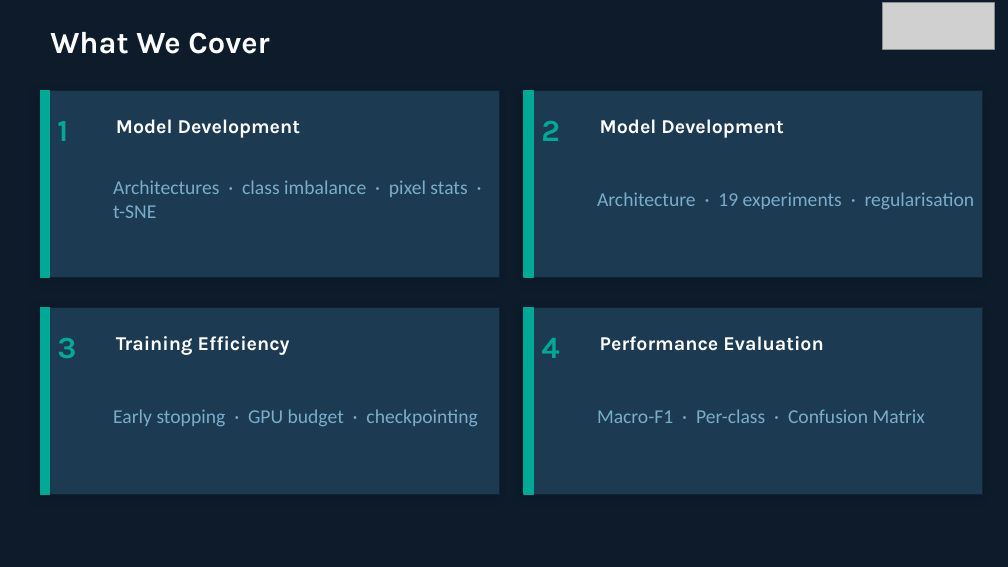
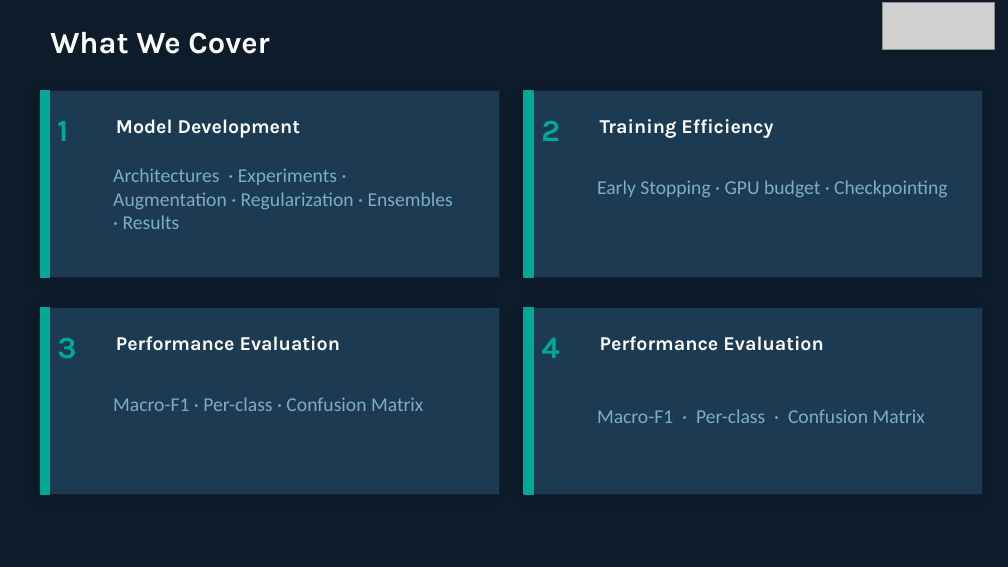
Before and after one commit to fmssilva/DL_Proj, a slide deck: slide 2 of assignment_1/task2/Task2_report.pptx. Drawn at 1008x567 pixels with LibreOffice and Linux fonts; fonts in the diff are those of the drawing; grey boxes stand for pictures. Boxes give left, top, right and bottom in pixels: in the first picture for what was removed or moved away, otherwise in the second. Text is boxed around its words. In the diff, an @@ line names an element or a change of style, - is before the commit and + after.

```diff
--- a/assignment_1/task2/Task2_report.pptx
+++ b/assignment_1/task2/Task2_report.pptx
@@ text at bbox=[600, 119, 773, 138]: text changed @@
-Model Development
+Training Efficiency
@@ text at bbox=[113, 168, 453, 229]: text changed @@
-Architectures · class imbalance · pixel stats · t-SNE
+Architectures · Experiments · Augmentation · Regularization · Ensembles · Results
@@ text at bbox=[597, 180, 947, 198]: text changed @@
-Architecture · 19 experiments · regularisation
+Early Stopping · GPU budget · Checkpointing
@@ text at bbox=[116, 336, 340, 351]: text changed @@
-Training Efficiency
+Performance Evaluation
@@ text at bbox=[113, 397, 423, 411]: text changed @@
-Early stopping · GPU budget · checkpointing
+Macro-F1 · Per-class · Confusion Matrix
```
Also in this commit, not shown: 21 other slides changed, 4 slides added, 7 slides removed.
